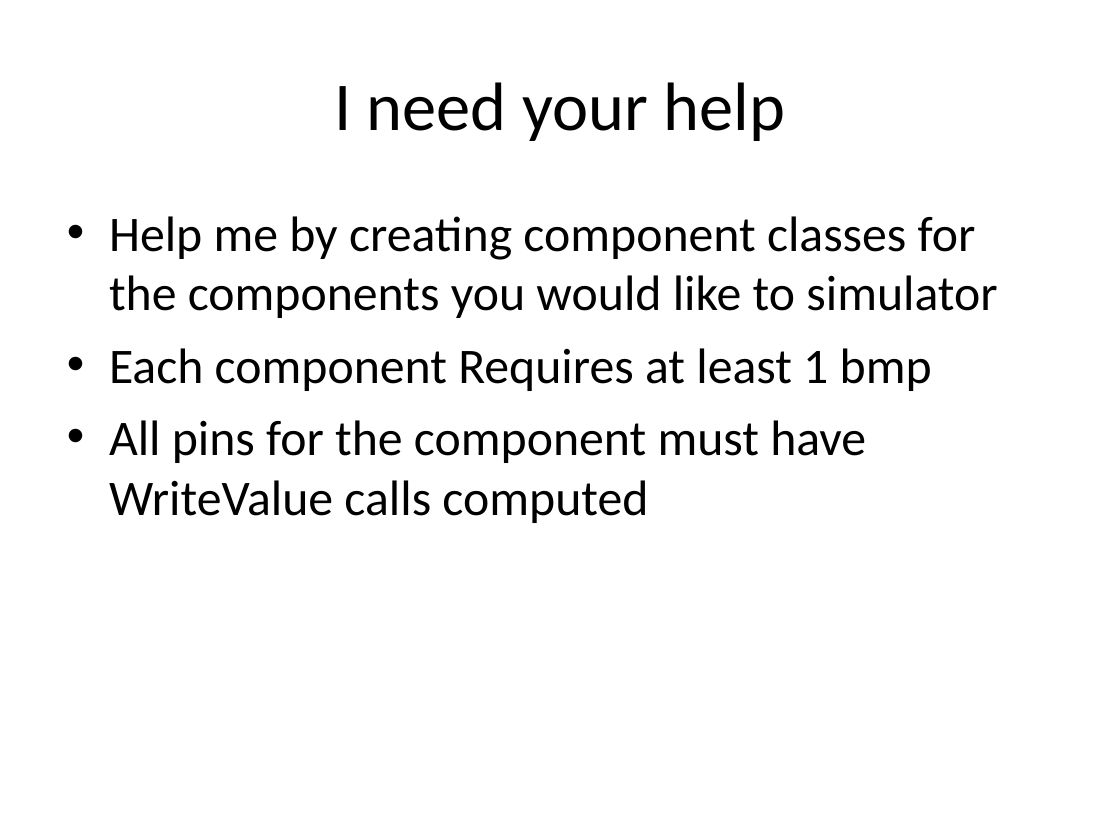
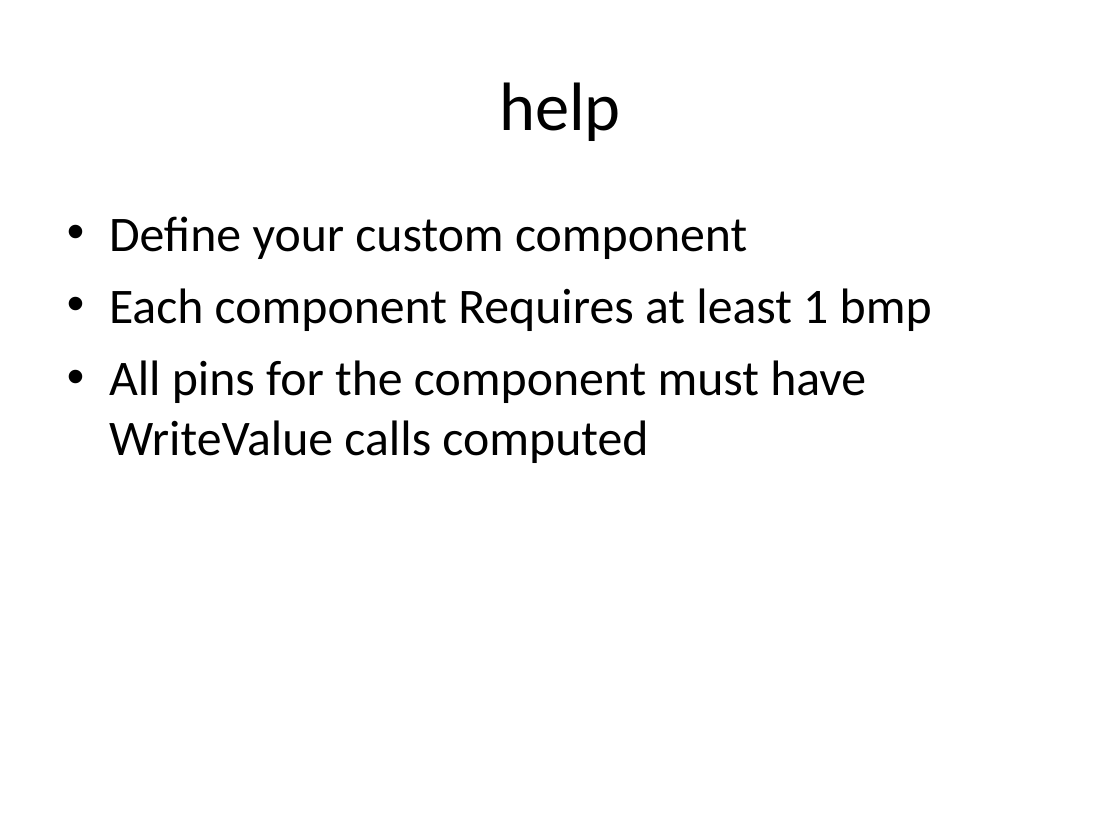
Before and after one commit to Paulware/ArduinoSimulator, a slide deck: slide 7 of Windows Arduino Simulator.ppt. Drawn at 1120x840 pixels with LibreOffice and Linux fonts; fonts in the diff are those of the drawing. Boxes give left, top, right and bottom in pixels: in the first picture for what was removed or moved away, otherwise in the second. Text is boxed around its words. In the diff, an @@ line names an element or a change of style, - is before the commit and + after.

```diff
--- a/Windows Arduino Simulator.ppt
+++ b/Windows Arduino Simulator.ppt
@@ title at (499, 82, 621, 141): text changed @@
-I need your help
+help
@@ text at (109, 216, 747, 259): text changed @@
-• Help me by creating component classes for the components you would like to simulator
+• Define your custom component
```
Also in this commit, not shown: 2 other slides changed, 23 other files.
